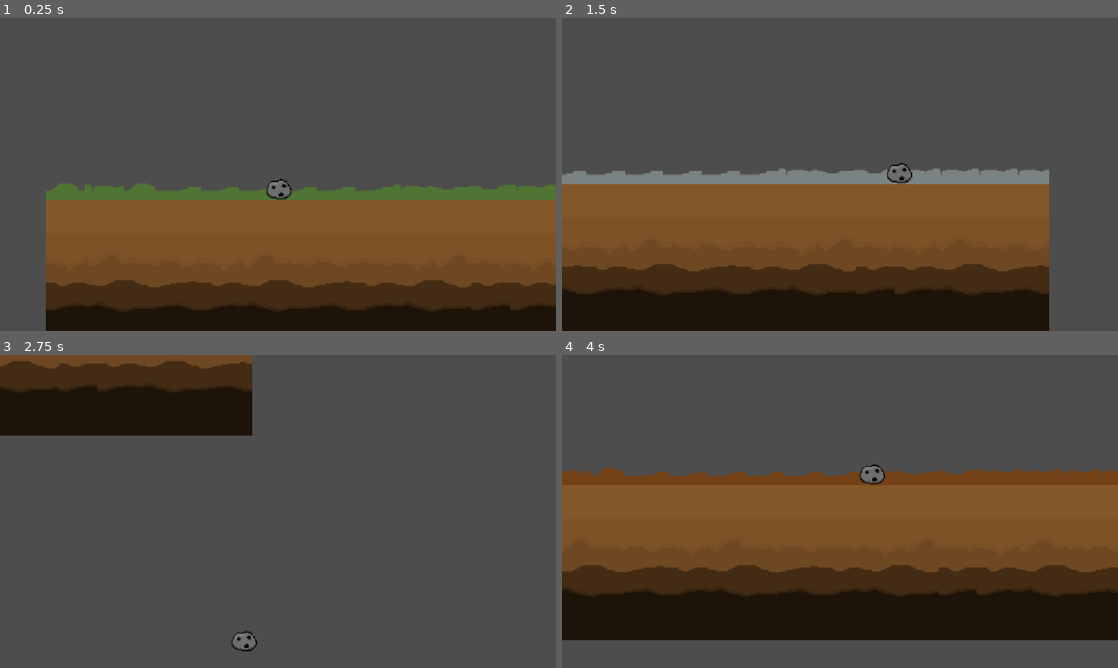
Above: before the commit, frames 1-4 (two rows, left to right).
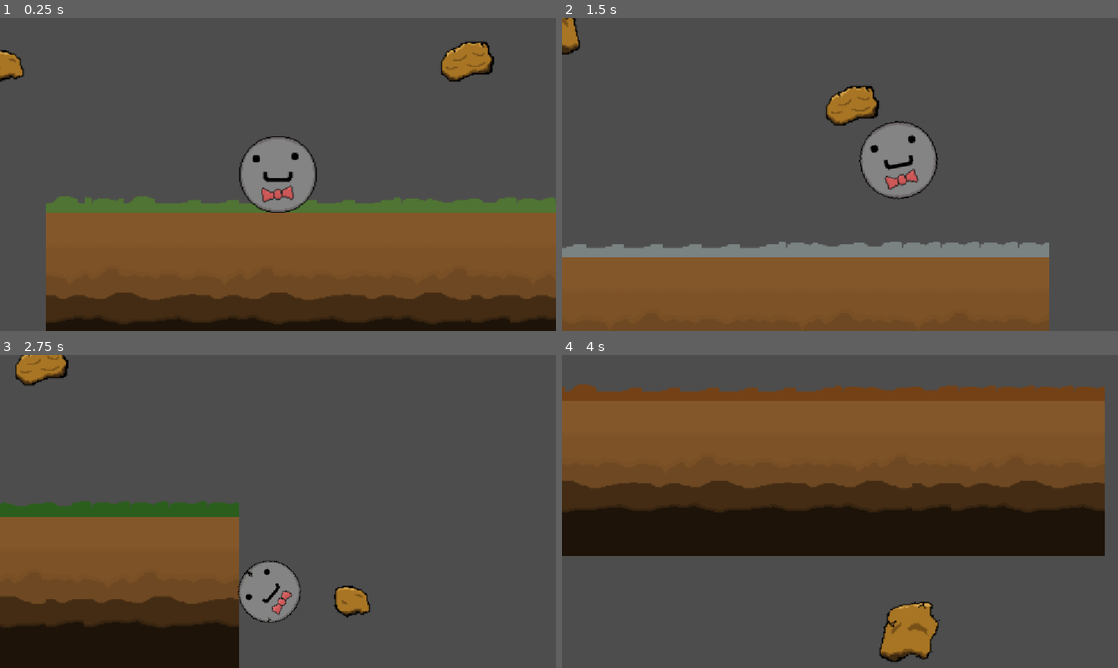
Above: after the commit, the same moments.

Repository: macmillanc/SAGameJam2026
Game: Godot game, scene res://scenes/tutorial.tscn
Two runs of this game, one before a commit and one after it. Both use one fixed random seed, a clock stepped at 60 frames per second and the inputs below.
Inputs:
- Up to frame 1 (0.25 s): no input
- Up to frame 2 (1.5 s): tap Enter at 0.5 s; hold Space 0.53-1.28 s; hold D (right) from 0.53 s (still down); tap I at 0.6 s; tap Space at 1.35 s
- Up to frame 3 (2.75 s): tap Space at 1.52, 1.82 s; tap I at 1.55, 2.1 s; release D (right) at 2.03 s; hold A (left) from 2.03 s (still down); hold Space from 2.03 s (still down)
- Up to frame 4 (4 s): release A (left) at 2.78 s; release Space at 2.78 s; hold D (right) from 2.78 s (still down); tap I at 2.85 s; tap Space at 3.02, 3.32 s; hold Space from 3.53 s (still down)

The runs differ from the first frame. In frame 1, 17% of the frame differs, in the area x 0-100%, y 7-98%; in frame 2, 45%; in frame 3, 37%; in frame 4, 77%, in the area x 0-100%, y 9-98%.

Commit message:
Finished up rock

Diff:
--- a/sagj-26/project.godot
+++ b/sagj-26/project.godot
@@ -36,11 +36,6 @@
 "events": [Object(InputEventKey,"resource_local_to_scene":false,"resource_name":"","device":-1,"window_id":0,"alt_press …(192 unchanged characters)…
 ]
 }
-time_change={
-"deadzone": 0.2,
-"events": [Object(InputEventKey,"resource_local_to_scene":false,"resource_name":"","device":-1,"window_id":0,"alt_pressed":false,"shift_pressed":false,"ctrl_pressed":false,"meta_pressed":false,"pressed":false,"keycode":0,"physical_keycode":73,"key_label":0,"unicode":105,"location":0,"echo":false,"script":null)
-]
-}
 
 [physics]
 
--- a/sagj-26/scenes/rock.tscn
+++ b/sagj-26/scenes/rock.tscn
@@ -1,24 +1,28 @@
 [gd_scene format=3 uid="uid://p3bo1d76iv03"]
 
-[ext_resource type="Script" uid="uid://bo7mn8dny4xgq" path="res://rock_movement.gd" id="1_68h2w"]
-[ext_resource type="Texture2D" uid="uid://c86x8w0al1hcc" path="res://assets/rock/stage - 1/rock_placeholder.png" id="2_wecdg"]
+[ext_resource type="Script" uid="uid://bo7mn8dny4xgq" path="res://scripts/rock_movement.gd" id="1_68h2w"]
+[ext_resource type="Texture2D" uid="uid://car1lkr2jcf6" path="res://assets/rock/New Piskel-3.png" id="2_mek2u"]
+[ext_resource type="Texture2D" uid="uid://e17qtfa4jtav" path="res://assets/rock/New Piskel-4.png" id="3_vqvgd"]
+[ext_resource type="Texture2D" uid="uid://dmv8xkpj4316r" path="res://assets/rock/New Piskel-5.png" id="4_rmkyt"]
+[ext_resource type="Texture2D" uid="uid://ds6otngskbbbw" path="res://assets/rock/New Piskel-6.png" id="5_h6o6c"]
+[ext_resource type="Texture2D" uid="uid://cdgr4w8hdo02g" path="res://assets/rock/New Piskel-7.png" id="6_88vqh"]
 
-[sub_resource type="RectangleShape2D" id="RectangleShape2D_46y1q"]
-size = Vector2(22, 18)
+[sub_resource type="CircleShape2D" id="CircleShape2D_ik6fu"]
+radius = 25.0
 
 [node name="Node2D" type="Node2D" unique_id=1025934399]
 
 [node name="CharacterBody2D" type="CharacterBody2D" parent="." unique_id=1357846045]
 script = ExtResource("1_68h2w")
+stage_textures = Array[Texture2D]([ExtResource("2_mek2u"), ExtResource("3_vqvgd"), ExtResource("4_rmkyt"), ExtResource("5_h6o6c"), ExtResource("6_88vqh")])
 game_over_scene = "uid://b1xkv2663ydya"
 
-[node name="RockPlaceholder" type="Sprite2D" parent="CharacterBody2D" unique_id=965381584]
+[node name="Sprite2D" type="Sprite2D" parent="CharacterBody2D" unique_id=965381584]
 scale = Vector2(0.8, 0.8)
-texture = ExtResource("2_wecdg")
+texture = ExtResource("2_mek2u")
 
 [node name="CollisionShape2D" type="CollisionShape2D" parent="CharacterBody2D" unique_id=1103355537]
-position = Vector2(1, -1)
-shape = SubResource("RectangleShape2D_46y1q")
+shape = SubResource("CircleShape2D_ik6fu")
 
 [node name="Camera2D" type="Camera2D" parent="CharacterBody2D" unique_id=694843621]
 zoom = Vector2(2.5, 2.5)
--- a/sagj-26/scenes/tutorial.tscn
+++ b/sagj-26/scenes/tutorial.tscn
@@ -5,6 +5,19 @@
 [ext_resource type="Script" uid="uid://k1q2pafq7122" path="res://scripts/Grass.gd" id="2_ehuit"]
 [ext_resource type="PackedScene" uid="uid://p3bo1d76iv03" path="res://scenes/rock.tscn" id="2_yb1ct"]
 [ext_resource type="Texture2D" uid="uid://bgc0cjhih4oll" path="res://assets/ground/ground_tiles.png" id="3_rwowx"]
+[ext_resource type="Texture2D" uid="uid://7p3jekdxxxud" path="res://assets/decor/level_1/Floating_rocks.png" id="5_6yjpi"]
+
+[sub_resource type="TileSetAtlasSource" id="TileSetAtlasSource_6yjpi"]
+texture = ExtResource("5_6yjpi")
+texture_region_size = Vector2i(64, 64)
+0:0/0 = 0
+1:0/0 = 0
+2:0/0 = 0
+3:0/0 = 0
+
+[sub_resource type="TileSet" id="TileSet_cq4me"]
+tile_size = Vector2i(64, 64)
+sources/1 = SubResource("TileSetAtlasSource_6yjpi")
 
 [sub_resource type="ShaderMaterial" id="ShaderMaterial_4kmhl"]
 shader = ExtResource("1_cq4me")
@@ -29,6 +42,18 @@
 [sub_resource type="TileSet" id="TileSet_xclhc"]
 tile_size = Vector2i(32, 32)
 sources/0 = SubResource("TileSetAtlasSource_4kmhl")
+
+[sub_resource type="TileSetAtlasSource" id="TileSetAtlasSource_gbqnl"]
+texture = ExtResource("5_6yjpi")
+texture_region_size = Vector2i(64, 64)
+0:0/0 = 0
+1:0/0 = 0
+2:0/0 = 0
+3:0/0 = 0
+
+[sub_resource type="TileSet" id="TileSet_gbqnl"]
+tile_size = Vector2i(64, 64)
+sources/0 = SubResource("TileSetAtlasSource_gbqnl")
 
 [sub_resource type="TileSetAtlasSource" id="TileSetAtlasSource_ho7oe"]
 texture = ExtResource("3_rwowx")
@@ -73,6 +98,10 @@
 
 [node name="Node2D" type="Node2D" unique_id=1307195318]
 
+[node name="Behind_Grass_Map\\\\" type="TileMapLayer" parent="." unique_id=309460005]
+tile_map_data = PackedByteArray("AAACAP7/AQABAAAAAAD8//7/AQADAAAAABD+//3/AQACAAAAABA=")
+tile_set = SubResource("TileSet_cq4me")
+
 [node name="Grass_Map" type="TileMapLayer" parent="." unique_id=463985273]
 material = SubResource("ShaderMaterial_4kmhl")
 position = Vector2(0, 10)
@@ -80,6 +109,10 @@
 tile_set = SubResource("TileSet_xclhc")
 script = ExtResource("2_ehuit")
 
+[node name="Between_Ground_And_Grass_Map" type="TileMapLayer" parent="." unique_id=1591833473]
+tile_map_data = PackedByteArray("AAD9/wIAAAAAAAAAAAACAAMAAAACAAAAAAAGAAEAAAADAAAAABA=")
+tile_set = SubResource("TileSet_gbqnl")
+
 [node name="Ground_Map" type="TileMapLayer" parent="." unique_id=517998399]
 tile_map_data = PackedByteArray("AAAAAAEAAAAAAAAAAAD//wEAAAAAAAAAAAABAAEAAAAAAAAAAAACAAEAAAAAAAAAAAADAAEAAAAAAAAAAAD+/w …(944 unchanged characters)…
 tile_set = SubResource("TileSet_rmpeg")
--- a/sagj-26/scripts/Grass.gd
+++ b/sagj-26/scripts/Grass.gd
@@ -2,9 +2,9 @@
 
 func _ready():
 	add_to_group("season_objects")
-	update_season()
+	update_grass()
 
-func update_season():
+func update_grass():
 	var shader_material: ShaderMaterial = self.material as ShaderMaterial
 
 	if shader_material:
--- a/sagj-26/scripts/rock_movement.gd
+++ b/sagj-26/scripts/rock_movement.gd
@@ -1,6 +1,12 @@
 extends CharacterBody2D
+@export var stage_textures: Array[Texture2D] = []
+@onready var sprite: Sprite2D = $Sprite2D
+@onready var collision_shape: CollisionShape2D = $CollisionShape2D
 
 @export var speed: float = 300.0
+
+## Base jump velocity at Stage 0 (negative values move UP in Godot 2D).
+@export var base_jump_velocity: float = -300.0
 
 ## Controls how fast the rock reaches top speed and slows down.
 @export var traction: float = 0.05
@@ -16,12 +22,25 @@
 
 # Track current lives dynamically
 var current_lives: int
+var stage: int
 
 # Get the gravity from the project settings to be synced with RigidBody nodes.
 var gravity: int = ProjectSettings.get_setting("physics/2d/default_gravity")
 
 func _ready() -> void:
 	current_lives = max_lives
+
+	stage = 0
+
+	# Set the initial sprite texture when spawning
+	if stage_textures.size() > stage and stage_textures[stage]:
+		sprite.texture = stage_textures[stage]
+
+	# Set initial scale and collision size
+	update_sprite_and_collision()
+
+	Global.last_played_level = get_tree().current_scene.scene_file_path
+
 
 	# SAVES THE CURRENT LEVEL: This grabs the file path of the current active level scene
 	Global.last_played_level = get_tree().current_scene.scene_file_path
@@ -31,6 +50,12 @@
 	# Add the gravity if the character is not on the floor.
 	if not is_on_floor():
 		velocity.y += gravity * delta
+
+	# Handle Jump directly using the Space key
+	if Input.is_key_pressed(KEY_SPACE) and is_on_floor():
+		# Smaller sizes jump higher (15% higher per stage shrunk)
+		var jump_multiplier: float = pow(1.15, stage)
+		velocity.y = base_jump_velocity * jump_multiplier
 
 	# Check if the rock has fallen off the map
 	if global_position.y > fall_limit:
@@ -44,6 +69,14 @@
 	# Move the character and process collisions
 	move_and_slide()
 
+	# Rotate sprite based on speed, direction, and current scale size
+	if sprite and sprite.texture:
+		var current_scale: float = pow(0.8, stage)
+		var current_radius: float = (sprite.texture.get_width() / 2.0) * current_scale
+		if current_radius > 0:
+			# Rolling formula: angular velocity = linear velocity / radius
+			sprite.rotation += (velocity.x / current_radius) * delta
+
 func die_and_respawn() -> void:
 	# Lose a life
 	current_lives -= 1
@@ -54,7 +87,9 @@
 		game_over()
 		return # <-- MAKE SURE THIS RETURN IS HERE to stop the script instantly!
 
-	# Otherwise, reset position back to the origin
+	# Reset rotation along with position
+	if sprite:
+		sprite.rotation = 0
 	global_position = Vector2(0, 0)
 	velocity = Vector2.ZERO
 
@@ -83,10 +118,34 @@
 
 	for i in range(12):
 		Global.season = (Global.season + 1) % 4
-		get_tree().call_group("season_objects", "update_season")
+		get_tree().call_group("season_objects", "update_grass")
 		await get_tree().create_timer(0.075).timeout
 
 	Global.season = target_season
-	get_tree().call_group("season_objects", "update_season")
+	get_tree().call_group("season_objects", "update_grass")
+	changing_season = false
 
-	changing_season = false
+	#Update rock sprite
+
+	stage += 1
+	if stage >= 5:
+		game_over()
+		return # <-- MAKE SURE THIS RETURN IS HERE to stop the script instantly!
+
+	if stage_textures.size() > stage and stage_textures[stage]:
+		sprite.texture = stage_textures[stage]
+
+	update_sprite_and_collision()
+
+
+func update_sprite_and_collision() -> void:
+	# Calculates scale: 100% at stage 0, shrinking 20% each stage (1.0 -> 0.8 -> 0.64 -> 0.512 ...)
+	var current_scale: float = pow(0.8, stage)
+
+	if sprite:
+		sprite.scale = Vector2(current_scale, current_scale)
+
+	if collision_shape and collision_shape.shape is CircleShape2D and sprite and sprite.texture:
+		collision_shape.shape = collision_shape.shape.duplicate()
+		var base_radius: float = sprite.texture.get_width() / 2.0
+		collision_shape.shape.radius = base_radius * current_scale
Binary file added: sagj-26/assets/decor/level_1/Floating_rocks.png
Not shown, added: sagj-26/assets/decor/level_1/Floating_rocks.png.import
Binary file added: sagj-26/assets/rock/New Piskel-3.png
Not shown, added: sagj-26/assets/rock/New Piskel-3.png.import
Binary file added: sagj-26/assets/rock/New Piskel-4.png
Not shown, added: sagj-26/assets/rock/New Piskel-4.png.import
Binary file added: sagj-26/assets/rock/New Piskel-5.png
Not shown, added: sagj-26/assets/rock/New Piskel-5.png.import
Binary file added: sagj-26/assets/rock/New Piskel-6.png
Not shown, changed: sagj-26/assets/rock/New Piskel-6.png.import
Binary file added: sagj-26/assets/rock/New Piskel-7.png
Not shown, added: sagj-26/assets/rock/New Piskel-7.png.import
(and 1 more such lines)
